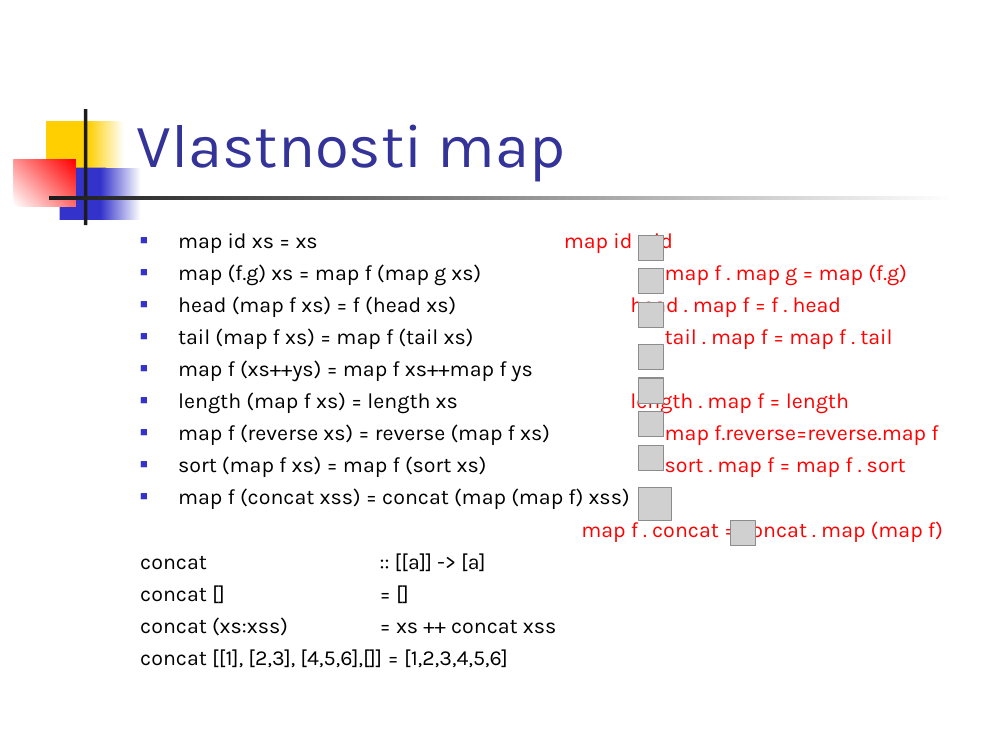
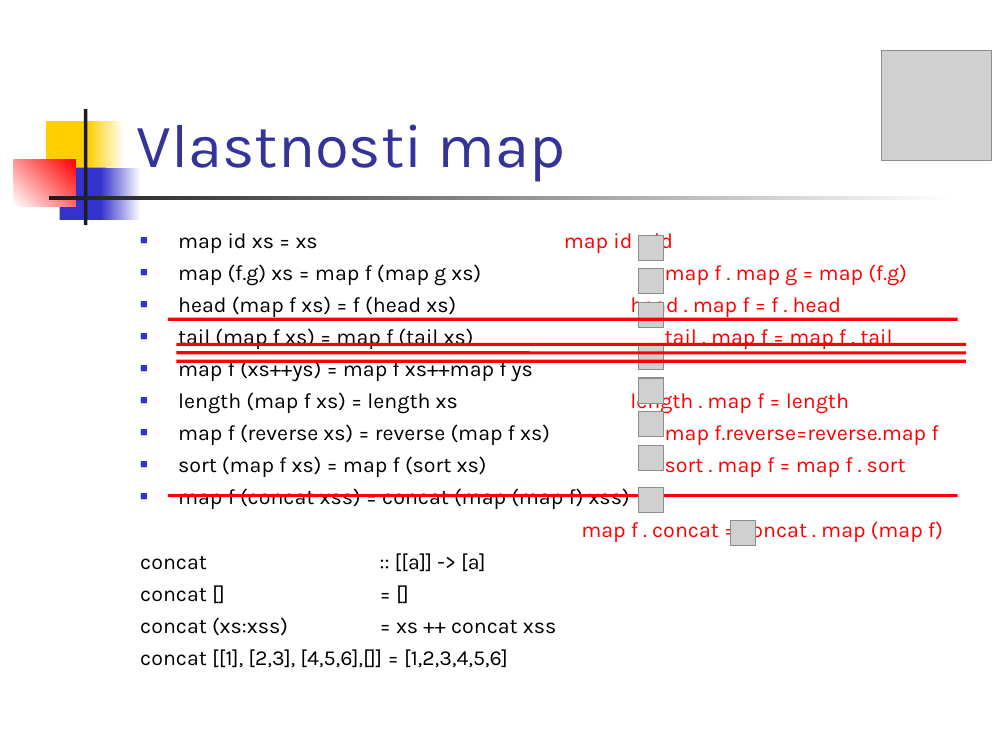
Before and after one commit to Funkcionalne/Prednasky, a slide deck: slide 12 of 02/02_fpro.ppt (slide 6 before the commit). Drawn at 1008x756 pixels with LibreOffice and Linux fonts; fonts in the diff are those of the drawing; grey boxes stand for pictures. Boxes give left, top, right and bottom in pixels: in the first picture for what was removed or moved away, otherwise in the second. Text is boxed around its words. In the diff, an @@ line names an element or a change of style, - is before the commit and + after.

```diff
--- a/02/02_fpro.ppt
+++ b/02/02_fpro.ppt
@@ picture added at [882,50,991,160] @@
@@ line added from (168, 320) to (958, 320), #FF0000 2.24 pt @@
@@ line added from (176, 345) to (966, 345), #FF0000 2.24 pt @@
@@ line added from (176, 353) to (966, 353), #FF0000 2.24 pt @@
@@ line added from (176, 361) to (966, 361), #FF0000 2.24 pt @@
@@ line added from (168, 496) to (958, 496), #FF0000 2.24 pt @@
@@ picture: place and size @@
-picture at [638,487,671,520]
+picture at [638,487,663,512]
```
Also in this commit, not shown: 6 slides added, 2 other files.
